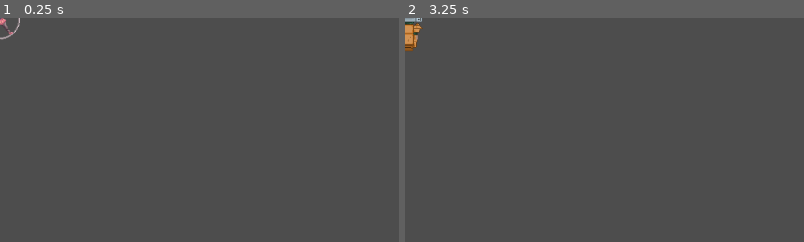
Above: before the commit, frames 1-2 (left to right).
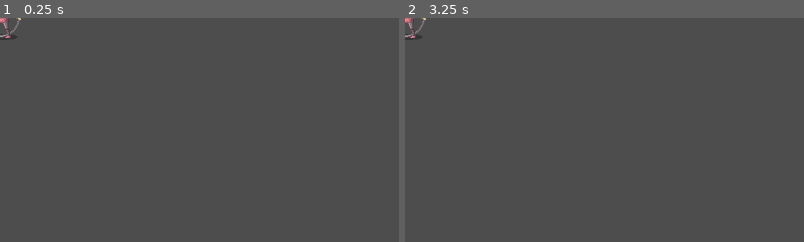
Above: after the commit, the same moments.

Repository: OscarPindaro/BossRushJam2025
Game: Godot game, scene res://scenes/bosses/ballerina/ballerina.tscn
Two runs of this game, one before a commit and one after it. Both use one fixed random seed, a clock stepped at 60 frames per second and the inputs below. This scene is started directly instead of the project's main scene.
Inputs (mouse positions are % of the whole screen's width and height, from its top left):
- Up to frame 1 (0.25 s): no input
- Up to frame 2 (3.25 s): tap Enter at 0.5, 2 s; move the mouse to (72, 45) at 0.52 s; hold D (ui_right) 0.53-1.28 s; tap Space at 1.25, 2.75 s; move the mouse to (30, 55) at 1.27 s; hold S (ui_down) 1.28-2.03 s; move the mouse to (60, 28) at 2.02 s; hold D (ui_right) 2.03-2.78 s; move the mouse to (45, 70) at 2.77 s; hold W (ui_up) from 2.78 s (still down)
The pictures show only the part of the screen within x 0-50%, y 0-50%; the shares and areas given below are measured in that part.

The runs differ from the first frame. In frame 1, 0.2% of the frame differs, in the area x 0-6%, y 0-10%; in frame 2, 0.5%, in the area x 0-6%, y 0-15%.
Error in both runs: Invalid access to property or key 'global_position' on a base object of type 'Nil'. (res://scenes/bosses/ballerina/ballerina.gd:29)

Commit message:
balleringa with working sprites

Diff:
--- a/scenes/bosses/ballerina/ballerina.gd
+++ b/scenes/bosses/ballerina/ballerina.gd
@@ -29,7 +29,6 @@
 	direction = (player.global_position - position).normalized()
 	idle_direction = get_random_direction()
 	action = "idle"
-	animation_sprites.play("idle")
 
 # Called every frame. 'delta' is the elapsed time since the previous frame.
 func _process(delta: float) -> void:
@@ -38,6 +37,12 @@
 		"idle":
 			curr_velocity = base_velocity
 			direction = idle_direction
+			animation_sprites.rotation = 0
+			if direction.x < 0:
+				animation_sprites.play("idle_left")
+			else:
+				animation_sprites.play("idle_right")
+
 		"charge":
 			var player_direction = (player.global_position - position).normalized()
 			var current_direction = velocity.normalized()
@@ -53,8 +58,6 @@
 				if curr_velocity < base_velocity:
 					idle_direction = get_random_direction()
 					action = "idle"
-					animation_sprites.rotation = 0
-					animation_sprites.play("idle")
 
 		"shoot":
 			direction = Vector2(0, 0)
@@ -62,14 +65,13 @@
 			if cerchio.despawned == true:
 				idle_direction = get_random_direction()
 				action = "idle"
-				animation_sprites.play("idle")
 
 	self.velocity = direction*curr_velocity
 	self.move_and_slide()
 
 func _on_do_something_timeout() -> void:
 	var what_to_do = rng.randf_range(0, 1)
-	if what_to_do < 0:
+	if what_to_do < 0.7:
 		direction = (player.global_position - position).normalized()
 		curr_velocity = 5
 		ramp_up = 1
@@ -80,8 +82,15 @@
 		action = "charge"
 
 	else:
-		animation_sprites.play("shoot")
-		await get_tree().create_timer(0.2).timeout
+		direction = (player.global_position - position).normalized()
+		action = "shoot_windup"
+		curr_velocity = 0
+		if direction.x < 0:
+			animation_sprites.play("shoot_windup_left")
+			animation_sprites.animation_looped
+		else:
+			animation_sprites.play("shoot_windup_right")
+		await get_tree().create_timer(0.5).timeout
 		direction = (player.global_position - position).normalized()
 		cerchio = cerchio_scene.instantiate()
 		add_child(cerchio)
--- a/scenes/bosses/ballerina/ballerina.tscn
+++ b/scenes/bosses/ballerina/ballerina.tscn
@@ -1,22 +1,74 @@
-[gd_scene load_steps=12 format=3 uid="uid://dye77ts0dxhp2"]
+[gd_scene load_steps=25 format=3 uid="uid://dye77ts0dxhp2"]
 
 [ext_resource type="PackedScene" uid="uid://48065bwf2hcu" path="res://scenes/bosses/boss_base.tscn" id="1_5l7ns"]
 [ext_resource type="Script" path="res://scenes/bosses/ballerina/ballerina.gd" id="2_k2wil"]
-[ext_resource type="Texture2D" uid="uid://dbpiac0kg8i7r" path="res://asset/graphic/Cosmonaut -Sheet.png" id="3_mjvdi"]
 [ext_resource type="Texture2D" uid="uid://rp0no1eyp0pw" path="res://asset/graphic/bosses/Ballerina/Rota.png" id="3_stee0"]
+[ext_resource type="Texture2D" uid="uid://ce6gd0m721a4b" path="res://asset/graphic/bosses/Ballerina/Ballerina-Anim Sheet-export.png" id="4_jc4dw"]
 [ext_resource type="AudioStream" uid="uid://bdvwc856yv72v" path="res://asset/sfx/ballerina/dash2.wav" id="6_c2fx8"]
 
-[sub_resource type="AtlasTexture" id="AtlasTexture_n130r"]
-atlas = ExtResource("3_mjvdi")
-region = Rect2(0, 0, 70, 96)
-
-[sub_resource type="AtlasTexture" id="AtlasTexture_7mnhg"]
-atlas = ExtResource("3_mjvdi")
-region = Rect2(70, 0, 70, 96)
-
-[sub_resource type="AtlasTexture" id="AtlasTexture_d643v"]
-atlas = ExtResource("3_mjvdi")
-region = Rect2(140, 192, 70, 96)
+[sub_resource type="AtlasTexture" id="AtlasTexture_syxt2"]
+atlas = ExtResource("4_jc4dw")
+region = Rect2(0, 0, 192, 64)
+
+[sub_resource type="AtlasTexture" id="AtlasTexture_a5ul7"]
+atlas = ExtResource("4_jc4dw")
+region = Rect2(192, 0, 192, 64)
+
+[sub_resource type="AtlasTexture" id="AtlasTexture_gyk03"]
+atlas = ExtResource("4_jc4dw")
+region = Rect2(384, 0, 192, 64)
+
+[sub_resource type="AtlasTexture" id="AtlasTexture_4ejsh"]
+atlas = ExtResource("4_jc4dw")
+region = Rect2(576, 0, 192, 64)
+
+[sub_resource type="AtlasTexture" id="AtlasTexture_0u37k"]
+atlas = ExtResource("4_jc4dw")
+region = Rect2(0, 64, 192, 64)
+
+[sub_resource type="AtlasTexture" id="AtlasTexture_l8g8r"]
+atlas = ExtResource("4_jc4dw")
+region = Rect2(192, 64, 192, 64)
+
+[sub_resource type="AtlasTexture" id="AtlasTexture_ww0po"]
+atlas = ExtResource("4_jc4dw")
+region = Rect2(384, 64, 192, 64)
+
+[sub_resource type="AtlasTexture" id="AtlasTexture_mmb5n"]
+atlas = ExtResource("4_jc4dw")
+region = Rect2(576, 64, 192, 64)
+
+[sub_resource type="AtlasTexture" id="AtlasTexture_piosd"]
+atlas = ExtResource("4_jc4dw")
+region = Rect2(0, 320, 192, 64)
+
+[sub_resource type="AtlasTexture" id="AtlasTexture_au6ov"]
+atlas = ExtResource("4_jc4dw")
+region = Rect2(192, 320, 192, 64)
+
+[sub_resource type="AtlasTexture" id="AtlasTexture_q4wqq"]
+atlas = ExtResource("4_jc4dw")
+region = Rect2(384, 320, 192, 64)
+
+[sub_resource type="AtlasTexture" id="AtlasTexture_x3g4p"]
+atlas = ExtResource("4_jc4dw")
+region = Rect2(576, 320, 192, 64)
+
+[sub_resource type="AtlasTexture" id="AtlasTexture_uvufi"]
+atlas = ExtResource("4_jc4dw")
+region = Rect2(0, 256, 192, 64)
+
+[sub_resource type="AtlasTexture" id="AtlasTexture_we3ub"]
+atlas = ExtResource("4_jc4dw")
+region = Rect2(192, 256, 192, 64)
+
+[sub_resource type="AtlasTexture" id="AtlasTexture_1s4iw"]
+atlas = ExtResource("4_jc4dw")
+region = Rect2(384, 256, 192, 64)
+
+[sub_resource type="AtlasTexture" id="AtlasTexture_euo16"]
+atlas = ExtResource("4_jc4dw")
+region = Rect2(576, 256, 192, 64)
 
 [sub_resource type="SpriteFrames" id="SpriteFrames_t3gtp"]
 animations = [{
@@ -30,21 +82,70 @@
 }, {
 "frames": [{
 "duration": 1.0,
-"texture": SubResource("AtlasTexture_n130r")
-}, {
-"duration": 1.0,
-"texture": SubResource("AtlasTexture_7mnhg")
+"texture": SubResource("AtlasTexture_syxt2")
+}, {
+"duration": 1.0,
+"texture": SubResource("AtlasTexture_a5ul7")
+}, {
+"duration": 1.0,
+"texture": SubResource("AtlasTexture_gyk03")
+}, {
+"duration": 1.0,
+"texture": SubResource("AtlasTexture_4ejsh")
 }],
 "loop": true,
-"name": &"idle",
-"speed": 5.0
-}, {
-"frames": [{
-"duration": 1.0,
-"texture": SubResource("AtlasTexture_d643v")
+"name": &"idle_left",
+"speed": 5.0
+}, {
+"frames": [{
+"duration": 1.0,
+"texture": SubResource("AtlasTexture_0u37k")
+}, {
+"duration": 1.0,
+"texture": SubResource("AtlasTexture_l8g8r")
+}, {
+"duration": 1.0,
+"texture": SubResource("AtlasTexture_ww0po")
+}, {
+"duration": 1.0,
+"texture": SubResource("AtlasTexture_mmb5n")
 }],
 "loop": true,
-"name": &"shoot",
+"name": &"idle_right",
+"speed": 5.0
+}, {
+"frames": [{
+"duration": 1.0,
+"texture": SubResource("AtlasTexture_piosd")
+}, {
+"duration": 1.0,
+"texture": SubResource("AtlasTexture_au6ov")
+}, {
+"duration": 1.0,
+"texture": SubResource("AtlasTexture_q4wqq")
+}, {
+"duration": 1.0,
+"texture": SubResource("AtlasTexture_x3g4p")
+}],
+"loop": false,
+"name": &"shoot_windup_left",
+"speed": 5.0
+}, {
+"frames": [{
+"duration": 1.0,
+"texture": SubResource("AtlasTexture_uvufi")
+}, {
+"duration": 1.0,
+"texture": SubResource("AtlasTexture_we3ub")
+}, {
+"duration": 1.0,
+"texture": SubResource("AtlasTexture_1s4iw")
+}, {
+"duration": 1.0,
+"texture": SubResource("AtlasTexture_euo16")
+}],
+"loop": false,
+"name": &"shoot_windup_right",
 "speed": 5.0
 }]
 
@@ -70,7 +171,7 @@
 
 [node name="AnimatedSprite2D" type="AnimatedSprite2D" parent="." index="1"]
 sprite_frames = SubResource("SpriteFrames_t3gtp")
-animation = &"charge"
+animation = &"shoot_windup_left"
 
 [node name="Dash" type="AudioStreamPlayer2D" parent="." index="2"]
 stream = ExtResource("6_c2fx8")
--- a/scenes/bosses/ballerina/cerchio.tscn
+++ b/scenes/bosses/ballerina/cerchio.tscn
@@ -1,11 +1,12 @@
 [gd_scene load_steps=5 format=3 uid="uid://b2voe3swrvfod"]
 
 [ext_resource type="Script" path="res://scenes/bosses/ballerina/cerchio.gd" id="1_6bfop"]
-[ext_resource type="Texture2D" uid="uid://brh2qeoqma82q" path="res://asset/graphic/Barrel.png" id="2_obn0l"]
+[ext_resource type="Texture2D" uid="uid://cnfc0t8caxqh6" path="res://asset/graphic/bosses/Ballerina/RINGO ELLISSO.png" id="2_qj0ea"]
 [ext_resource type="AudioStream" uid="uid://qoi6r3a6ssh0" path="res://asset/sfx/ballerina/boomerang.wav" id="3_q2t8u"]
 
-[sub_resource type="CircleShape2D" id="CircleShape2D_77hdy"]
-radius = 8.24621
+[sub_resource type="CapsuleShape2D" id="CapsuleShape2D_sjbnp"]
+radius = 16.0
+height = 80.0
 
 [node name="Cerchio" type="Area2D"]
 script = ExtResource("1_6bfop")
@@ -13,7 +14,7 @@
 [node name="Sprite2D" type="Sprite2D" parent="."]
 position = Vector2(1, 2)
 scale = Vector2(1.46875, 1.4375)
-texture = ExtResource("2_obn0l")
+texture = ExtResource("2_qj0ea")
 
 [node name="Collision" type="AudioStreamPlayer2D" parent="."]
 bus = &"Sfx"
@@ -23,4 +24,5 @@
 bus = &"Sfx"
 
 [node name="CollisionShape2D" type="CollisionShape2D" parent="."]
-shape = SubResource("CircleShape2D_77hdy")
+rotation = 1.5708
+shape = SubResource("CapsuleShape2D_sjbnp")
Not shown, added: asset/graphic/bosses/Ballerina/Ballerina-Anim Sheet-export.png.import
Not shown, added: asset/graphic/bosses/Ballerina/Ballerina-Anim Sheet.png.import
Not shown, added: asset/graphic/bosses/Ballerina/RINGO ELLISSO.png.import
Not shown, added: asset/graphic/bosses/Ballerina/RINGO TONDO.png.import
